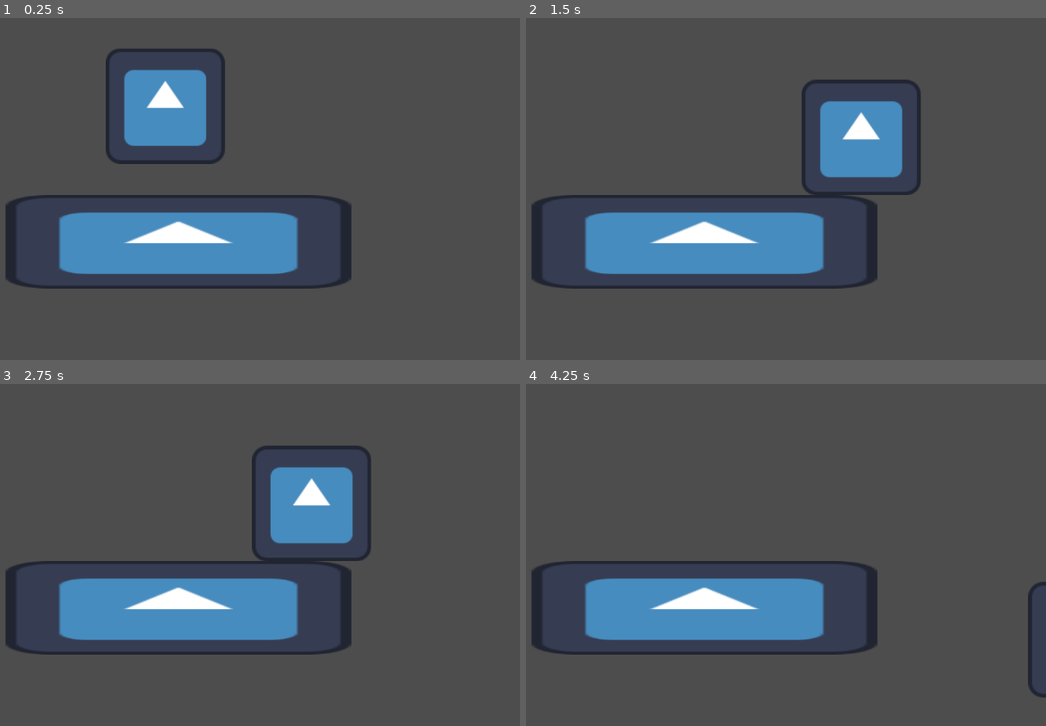
Above: before the commit, frames 1-4 (two rows, left to right).
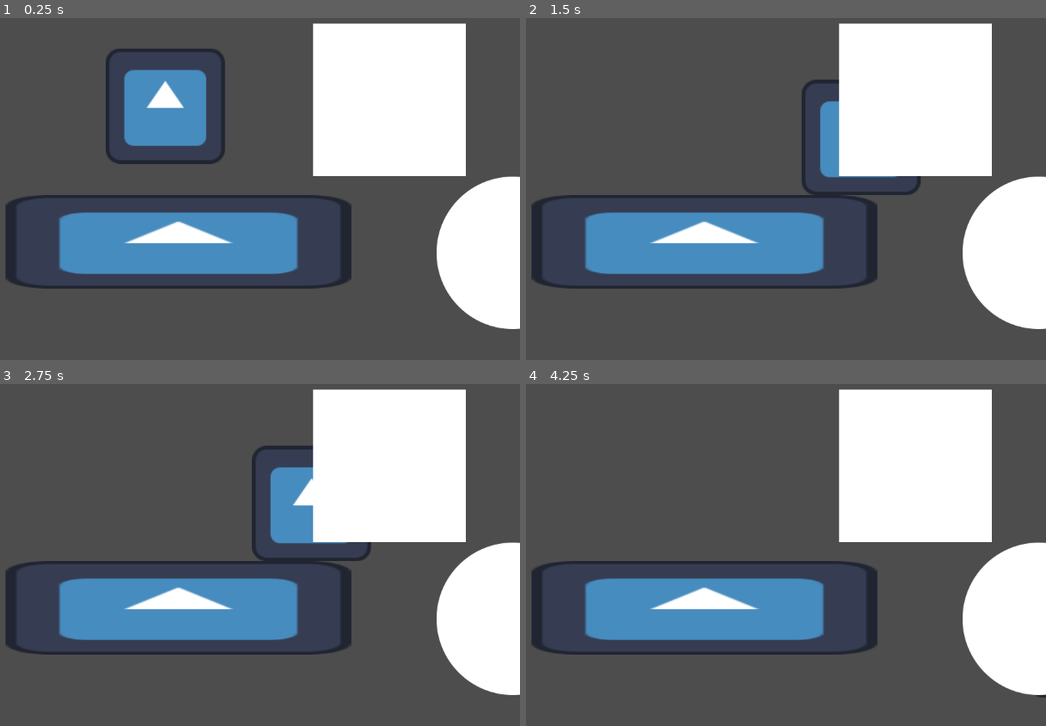
Above: after the commit, the same moments.

Repository: savardnm/mask-of-venus
Game: Godot game, scene res://main.tscn
Same seed, same stepped clock (60 frames per second), same inputs: the game is played once before the commit and once after it. The engine's default icon, where the game draws it, is replaced by a stand-in: a white triangle on a blue panel in a dark square.
Inputs:
- Up to frame 1 (0.25 s): no input
- Up to frame 2 (1.5 s): tap Enter (ui_accept) at 0.5, 0.77 s; hold Right (ui_right) from 0.53 s (still down)
- Up to frame 3 (2.75 s): tap Enter (ui_accept) at 1.52 s; release Right (ui_right) at 2.03 s; hold Left (ui_left) from 2.03 s (still down)
- Up to frame 4 (4.25 s): release Left (ui_left) at 2.78 s; hold Right (ui_right) from 2.78 s (still down); tap Enter (ui_accept) at 3.02, 3.77 s

The runs differ from the first frame. In frame 1, 19% of the frame differs, in the area x 60-100%, y 1-91%; in frame 2, 19%; in frame 3, 19%; in frame 4, 19%.

Commit message:
add shapes to main

Diff:
--- a/main.tscn
+++ b/main.tscn
@@ -2,6 +2,8 @@
 
 [ext_resource type="Script" uid="uid://b6rohtlnvv3ac" path="res://character_body_2d.gd" id="1_ig7tw"]
 [ext_resource type="Texture2D" uid="uid://b7k124ggs6xm" path="res://icon.svg" id="2_0xm2m"]
+[ext_resource type="Texture2D" uid="uid://csvjh0r3n4yni" path="res://Sprites/Basic Shapes/Circle.png" id="3_1bvp3"]
+[ext_resource type="Texture2D" uid="uid://dekens6qjnt02" path="res://Sprites/Basic Shapes/Square.png" id="4_lquwl"]
 
 [sub_resource type="CircleShape2D" id="CircleShape2D_0xm2m"]
 radius = 91.78235
@@ -36,3 +38,11 @@
 position = Vector2(-3.8146973e-05, -29.500015)
 scale = Vector2(4.53125, 1.2265627)
 texture = ExtResource("2_0xm2m")
+
+[node name="Circle" type="Sprite2D" parent="." unique_id=1431873370]
+position = Vector2(1140, 468)
+texture = ExtResource("3_1bvp3")
+
+[node name="Square" type="Sprite2D" parent="." unique_id=1838755886]
+position = Vector2(933, 211)
+texture = ExtResource("4_lquwl")
